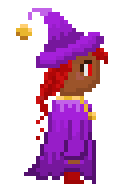
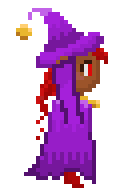
Two versions of the same layered image (128 × 192). Layer-by-layer changes:
added group "slowfall4 copy" with 8 layers above "slowfall4" over 52, 56, 100, 188
added layer "Layer 13" (1st of 3, in "slowfall4 copy") in group "slowfall4 copy" over 52, 56, 84, 124
added layer "necklace" (1st of 11, in "slowfall4 copy") in group "slowfall4 copy" over 52, 56, 100, 108
added layer "hat" (1st of 12, in "slowfall4 copy") in group "slowfall4 copy" over 52, 56, 76, 68
added layer "face hait" (1st of 10, in "slowfall4 copy") in group "slowfall4 copy" over 52, 56, 100, 140
added layer "dress" (1st of 11, in "slowfall4 copy") in group "slowfall4 copy" over 60, 100, 96, 184
added layer "shoe" (1st of 11, in "slowfall4 copy") in group "slowfall4 copy" over 72, 172, 84, 188
hid group "normal" (6 layers) over 52, 56, 100, 184
